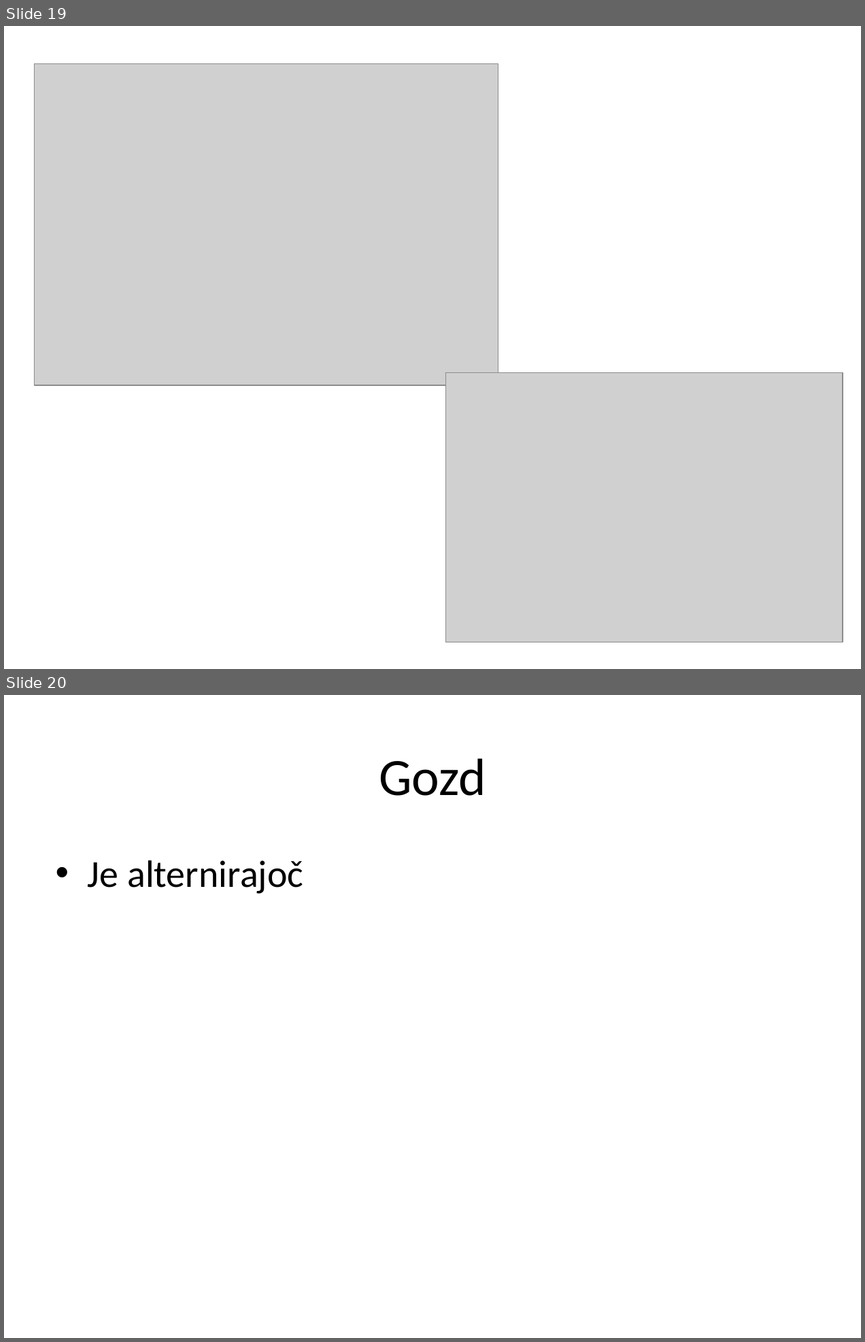
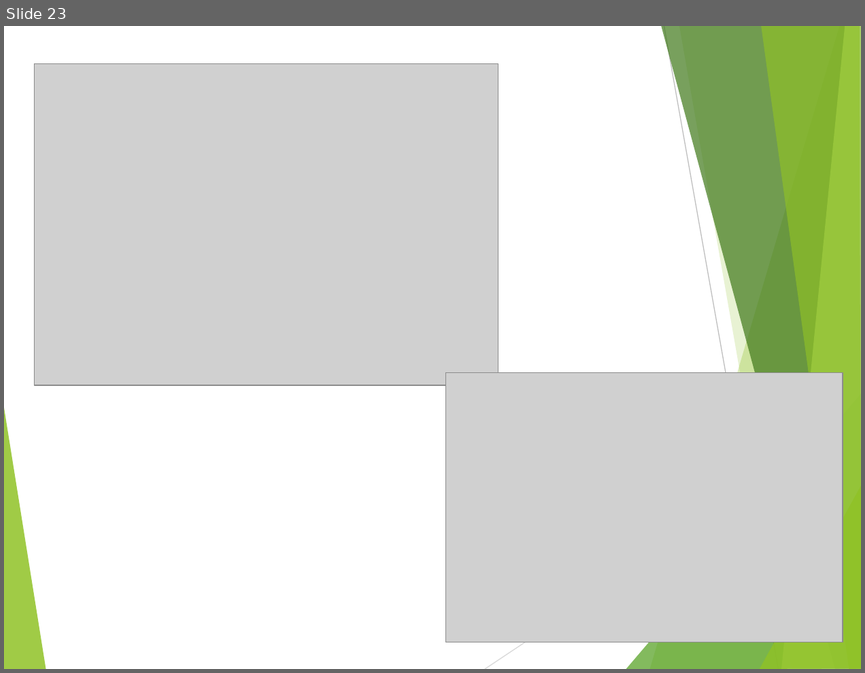
Before and after one commit to ZigaMr/BlossomAlgoritem, a slide deck: Blossomov algoritem.pptx. Shown one above the other, each under a label of ours: slides 19 and 20 before the commit, slide 23 after it. The pictures are 865x1342 and 865x673 pixels, drawn with LibreOffice and Linux fonts; fonts in the diff are those of the drawing; grey boxes stand for pictures. Boxes give left, top, right and bottom in pixels: in the first picture for what was removed or moved away, otherwise in the second. Text is boxed around its words. In the diff, an @@ line names an element or a change of style, - is before the commit and + after.

```diff
--- a/Blossomov algoritem.pptx
+++ b/Blossomov algoritem.pptx
@@ slide 20 removed at [4, 695, 861, 1338], background #FFFFFF @@
@@ title removed at [379, 758, 485, 796] @@
-Gozd
@@ text removed at [88, 860, 303, 894] @@
-• Je alternirajoč
@@ what was slide 19 is now slide 23 @@
@@ slide 23 changed as well @@
@@ group added at [4, 26, 861, 669]: 8 freeform shapes, 2 lines @@
```
Also in this commit, not shown: 24 other slides changed, 7 slides added, 1 other file.
